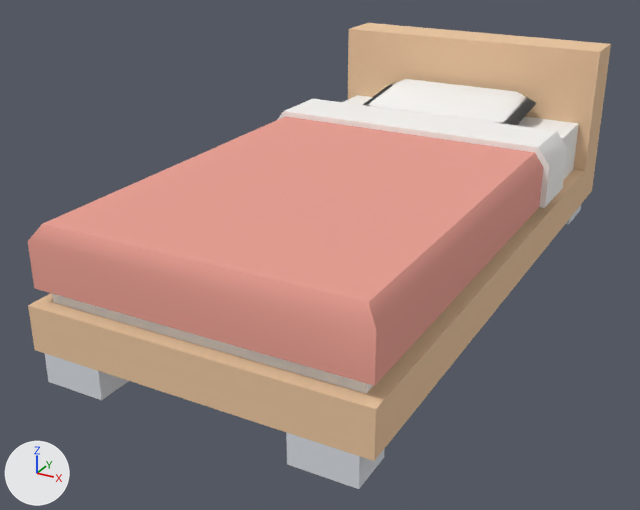
Before and after pictures for a commit that changed the glTF model example_game/world/props/bed.prop/model.glb.
Before and after are seen from a 50 mm lens placed at (1.31, -2.75, 1.41), pointed at (-0.11, -0.18, 0.12). The axes (+X, +Y, +Z) are drawn at lower left. The lights are the same throughout. The older version comes first. Vertices at exactly the same position are counted once.

The older version as bpy lines, for what is in view:
```python
me_model = bpy.data.meshes.new('model')
me_model.from_pydata(...)  # 100 vertices, 212 faces; spans x -0.57..0.57, y -1.12..1.12, z -0.02..0.73
me_model.materials.append(mat_style)
ob_model = bpy.data.objects.new('model', me_model)
ob_model.location = (0.0, 0.0, 0.0)
```
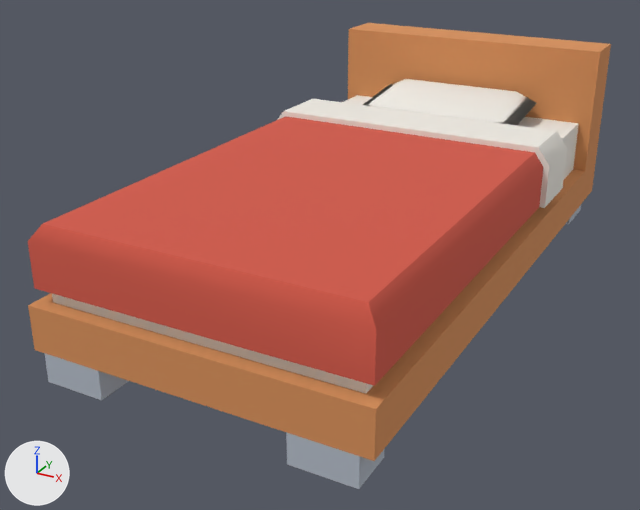
Pixel boxes [x1, y1, x2, y2] of what changed, in the pictures (640 x 510 px):
part 1 of me_model, recoloured
    both: [52, 79, 579, 393]
part 2 of me_model, recoloured (beige to orange)
    both: [28, 23, 611, 461]
part 3 of me_model, recoloured
    both: [44, 205, 581, 489]
part 4 of me_model, recoloured (pink to red)
    both: [28, 116, 543, 386]

The edits, one by one:
me_model has 100 vertices, 212 faces and spans x -0.57..0.57, y -1.12..1.12, z -0.02..0.73.
me_model is used by ob_model.
me_model part 1: 92 faces centred in x -0.57..0.57, y -1.08..0.91, z 0.28..0.54 are repainted in the vertex colours; the middle colour goes from white #f8f6f3 to white #f0ece4.
me_model part 2: 50 faces centred in x -0.56..0.56, y -1.12..1.12, z 0.08..0.73 are repainted in the vertex colours; the middle colour goes from beige #edc7a0 to orange #d9915a.
me_model part 3: 40 faces centred in x -0.52..0.53, y -1.12..1.12, z -0.02..0.05 are repainted in the vertex colours; the middle colour goes from white #dbdfe5 to light grey #b4bcc8.
me_model part 4: 30 faces centred in x -0.55..0.55, y -1.11..0.44, z 0.28..0.48 are repainted in the vertex colours; the middle colour goes from pink #eba093 to red #d45a49.
